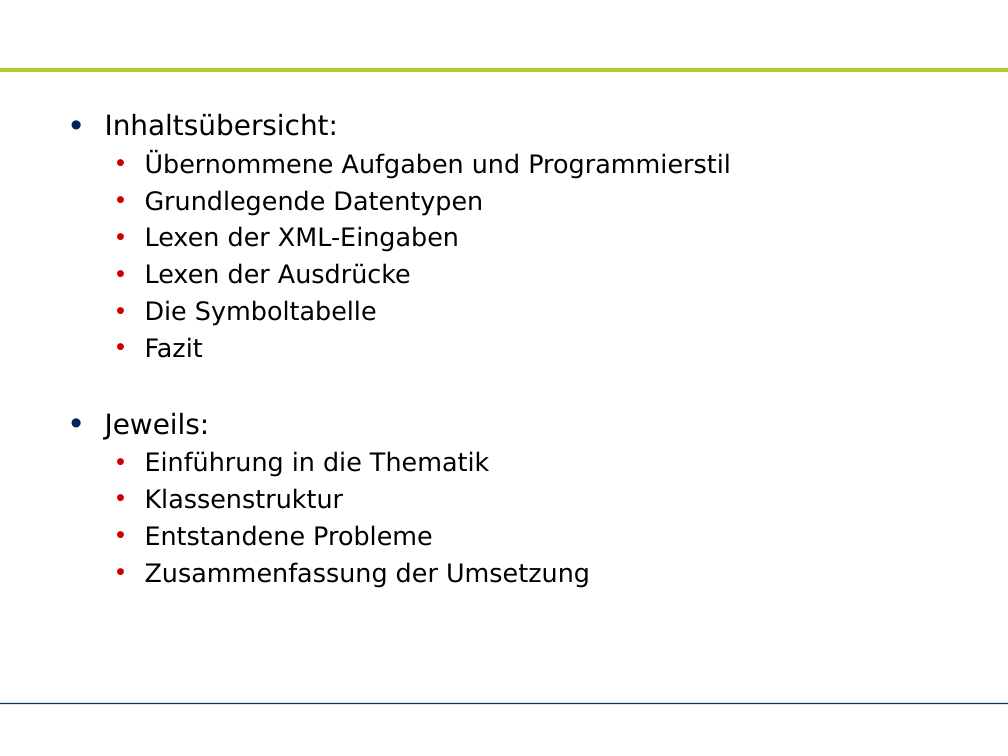
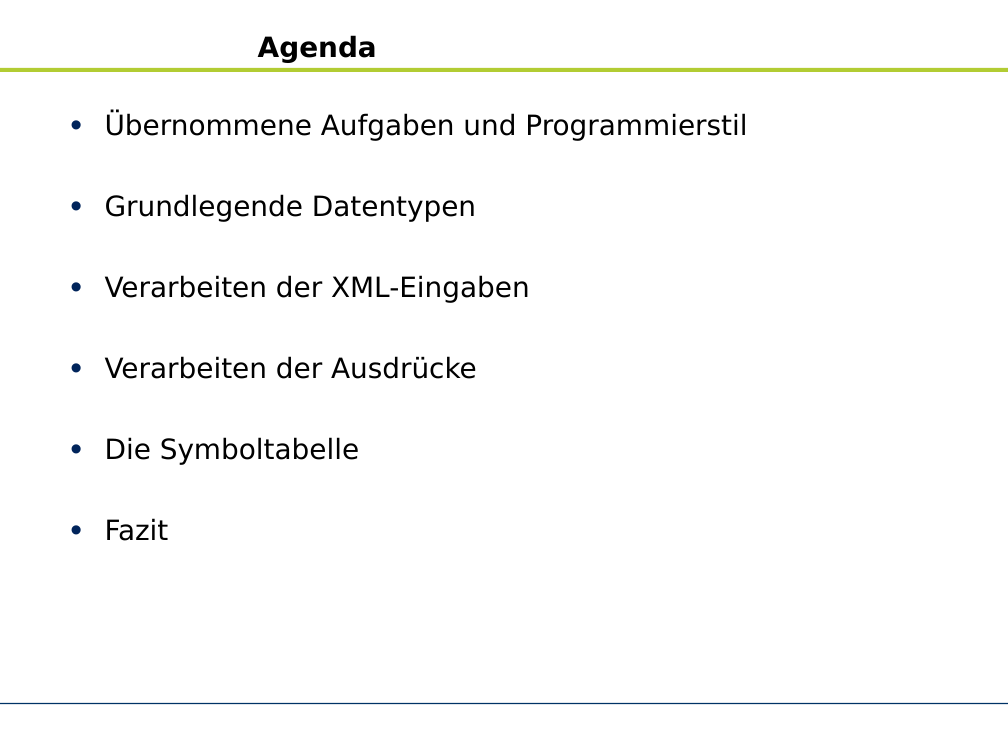
Before and after one commit to zhongxinhua/sose10-swp-uebersetzerbau, a slide deck: slide 2 of trunk/dokumentation/rk-kundenpraesentation/rk-kundenpraesentation.odp. Drawn at 1008x756 pixels with LibreOffice and Linux fonts; fonts in the diff are those of the drawing; background and template pictures are left out. Boxes give left, top, right and bottom in pixels: in the first picture for what was removed or moved away, otherwise in the second. Text is boxed around its words. In the diff, an @@ line names an element or a change of style, - is before the commit and + after.

```diff
--- a/trunk/dokumentation/rk-kundenpraesentation/rk-kundenpraesentation.odp
+++ b/trunk/dokumentation/rk-kundenpraesentation/rk-kundenpraesentation.odp
@@ title added at (x1=258, y1=35, x2=377, y2=62), 22 pt, text #000000, bold @@
+Agenda
@@ text at (x1=105, y1=113, x2=339, y2=136): paragraph removed @@
-• Inhaltsübersicht:
@@ text at (x1=105, y1=113, x2=747, y2=541): size 20 to 22 pt in "Übernommene Aufgaben und Programmierstil", "Grundlegende Datentypen", "Die Symboltabelle", "Fazit"; list level 2 to 1 in "Übernommene Aufgaben und Programmierstil"; bullet colour #CC0000 to #00245B; list level 2 to 1 in "Grundlegende Datentypen"; list level 2 to 1 in "Die Symboltabelle"; list level 2 to 1 in "Fazit" @@
@@ text at (x1=105, y1=275, x2=530, y2=379): text changed; size 20 to 22 pt @@
-  • Lexen der XML-Eingaben
-  • Lexen der Ausdrücke
+• Verarbeiten der XML-Eingaben
+• Verarbeiten der Ausdrücke
@@ text at (x1=105, y1=412, x2=590, y2=587): paragraphs removed @@
-• Jeweils:
-  • Einführung in die Thematik
-  • Klassenstruktur
-  • Entstandene Probleme
-  • Zusammenfassung der Umsetzung
```
Also in this commit, not shown: 15 other slides changed, 6 slides added, 7 slides removed, 1 other file.
